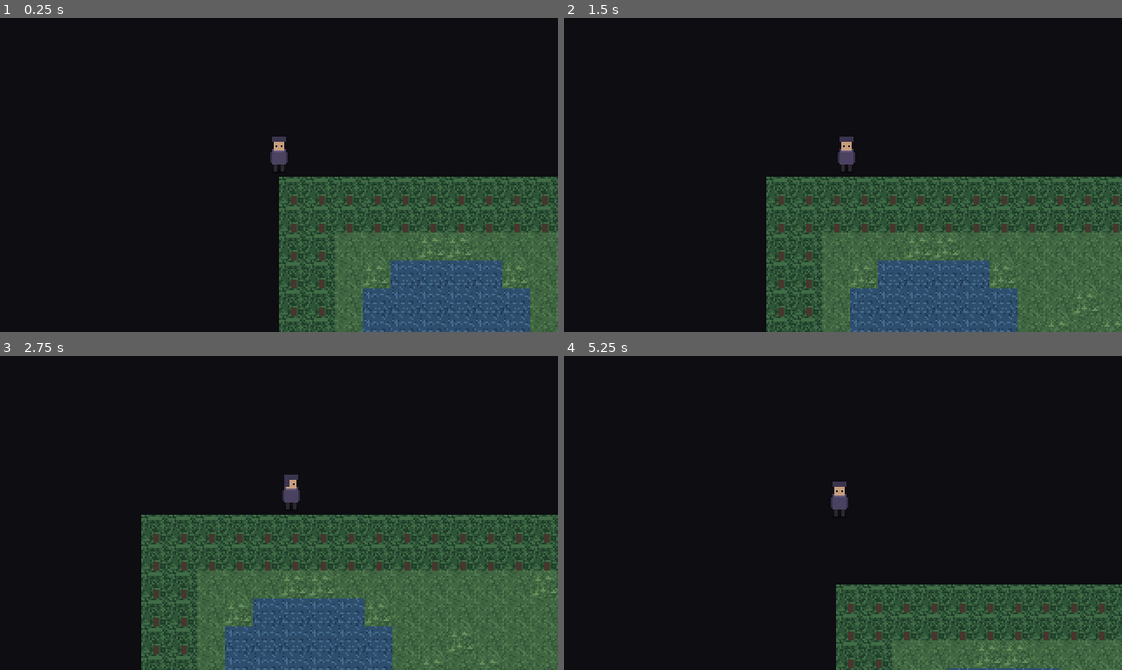
Above: before the commit, frames 1-4 (two rows, left to right).
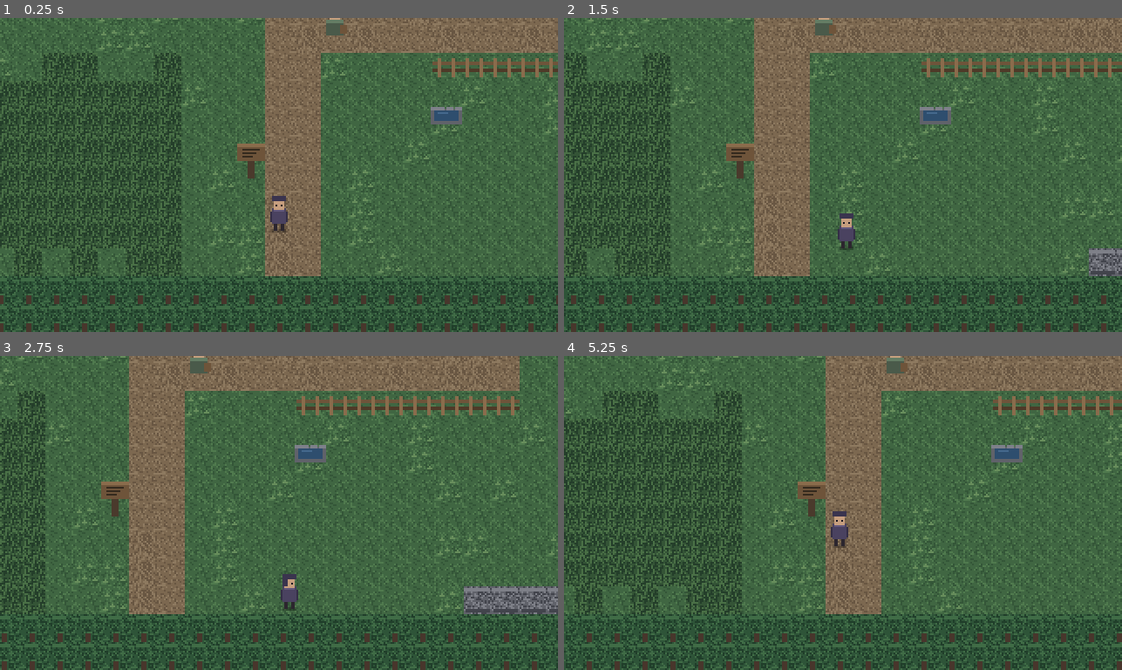
Above: after the commit, the same moments.

Repository: ducetruce/game
Game: Godot game, scene res://scenes/overworld/overworld.tscn
Same seed, same stepped clock (60 frames per second), same inputs: the game is played once before the commit and once after it.
Inputs:
- Up to frame 1 (0.25 s): no input
- Up to frame 2 (1.5 s): tap Enter at 0.5 s; hold D (move_right) 0.53-1.28 s; tap Z (interact) at 0.6 s; hold S (move_down) from 1.28 s (still down); tap Shift (run) at 1.35 s
- Up to frame 3 (2.75 s): release S (move_down) at 2.03 s; hold D (move_right) from 2.03 s (still down); tap Z (interact) at 2.1 s
- Up to frame 4 (5.25 s): release D (move_right) at 2.78 s; hold W (move_up) 2.78-3.53 s; tap Shift (run) at 2.85, 4.35 s; hold A (move_left) 3.53-5.03 s; tap Z (interact) at 3.6, 5.1 s; hold S (move_down) from 5.03 s (still down)

The runs differ from the first frame. In frame 1, 88% of the frame differs, in the area x 0-100%, y 0-100%; in frame 2, 84%; in frame 3, 81%; in frame 4, 91%.
Error before the commit: Parse Error: Invalid argument for "_combatant()" function: argument 1 should be "Side" but is "BattleState.Side". (res://src/battle/battle_state.gd:188)

Commit message:
Fix three real bugs found by actually running the project in Godot 4.3
Downloaded the actual Godot 4.3 engine and ran the project for real for the
first time -- every prior step was verified only by proxy (Python mirrors,
static analysis of .gd/.tscn text). Running it surfaced three genuine
parse-time bugs that no amount of reading the source would have caught:

- BattleState._perform() built a ternary of two Side enum values
  (`Side.FOE if side == Side.PLAYER else Side.PLAYER`) and passed it to a
  function parameter typed `Side`. Godot 4.3's static type checker infers a
  ternary of two same-class-scoped enum literals as the fully-qualified
  `BattleState.Side` rather than the bare local `Side`, and treats the two
  as incompatible types -- a real compiler quirk, not a logic error. Fixed
  by returning the Combatant directly instead of routing back through
  _combatant(Side), which sidesteps the inference entirely.
- Overworld's close-to-quit autosave referenced
  NOTIFICATION_WM_CLOSE_REQUESTED. The actual engine constant is
  NOTIFICATION_WM_CLOSE_REQUEST (no "ED") -- confirmed by dumping Godot's
  own extension API rather than guessing again.

With those fixed, the project imports and boots cleanly. Verified directly,
not assumed:

- A clean --headless --import produces zero errors or warnings.
- All four entry-point scenes (the overworld, the standalone battle demo,
  the creature codex, and the 400-battle simulator) boot and run for 60
  frames apiece with no script errors, under both --headless and a real
  Xvfb + Mesa software-GL display.
- Screenshots taken via the real renderer confirm the overworld, battle
  screen, codex, and battle simulator all look as intended -- correct tile
  painting, correct sprite placement, correct type-matchup and damage
  numbers in the codex, and a 400-battle run reporting 87% wins, 15
  accidental captures, 30 flees, zero non-terminating battles.
- The save/load round trip was exercised end to end for real (not just via
  the Python mirror from the save/load commit): damage a creature, spend an
  item, capture another, save, wipe Party and Inventory in memory to
  simulate a fresh process, load, and confirm every field matches --
  including that a consumed item does not silently reappear. Then verified
  separately that booting the actual overworld scene with that save present
  spawns the player at the saved position instead of the map's default
  spawn point.

Also commits the .import sidecar files Godot generated for existing PNG
assets on first real import -- per Godot 4 convention these are meant to be
version-controlled alongside the assets they describe, unlike the .godot/
cache directory.

Co-Authored-By: Claude Sonnet 5 <noreply@anthropic.com>
Claude-Session: https://claude.ai/code/session_01KqDWnzjoFFAM1KXhCF3S2g

Diff:
--- a/src/battle/battle_state.gd
+++ b/src/battle/battle_state.gd
@@ -185,7 +185,7 @@
 
 func _perform(side: Side, action: Dictionary) -> void:
 	var me := _combatant(side)
-	var them := _combatant(Side.FOE if side == Side.PLAYER else Side.PLAYER)
+	var them := active() if side == Side.FOE else foe
 	var kind := str(action.get("kind", ACTION_MOVE))
 	var move_result := {}
 
--- a/src/overworld/overworld.gd
+++ b/src/overworld/overworld.gd
@@ -71,7 +71,7 @@
 
 
 func _notification(what: int) -> void:
-	if what == NOTIFICATION_WM_CLOSE_REQUESTED:
+	if what == NOTIFICATION_WM_CLOSE_REQUEST:
 		_autosave()
 		get_tree().quit()
 
Not shown, added: assets/sprites/creatures/cairnling.png.import
Not shown, added: assets/sprites/creatures/emberwick.png.import
Not shown, added: assets/sprites/creatures/gloamkin.png.import
Not shown, added: assets/sprites/creatures/moorhound.png.import
Not shown, added: assets/sprites/creatures/skirling.png.import
Not shown, added: assets/sprites/creatures/sloughback.png.import
Not shown, added: assets/sprites/creatures/thistlecalf.png.import
Not shown, added: assets/sprites/placeholder_character.png.import
Not shown, added: assets/tilesets/placeholder_atlas.png.import
Not shown, added: icon.svg.import
